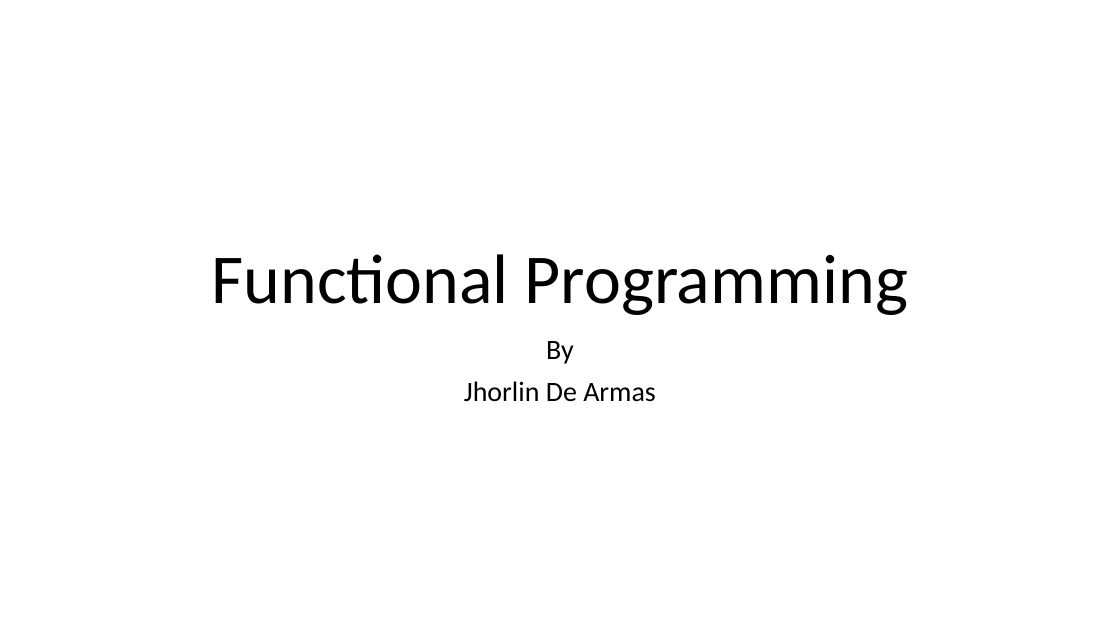
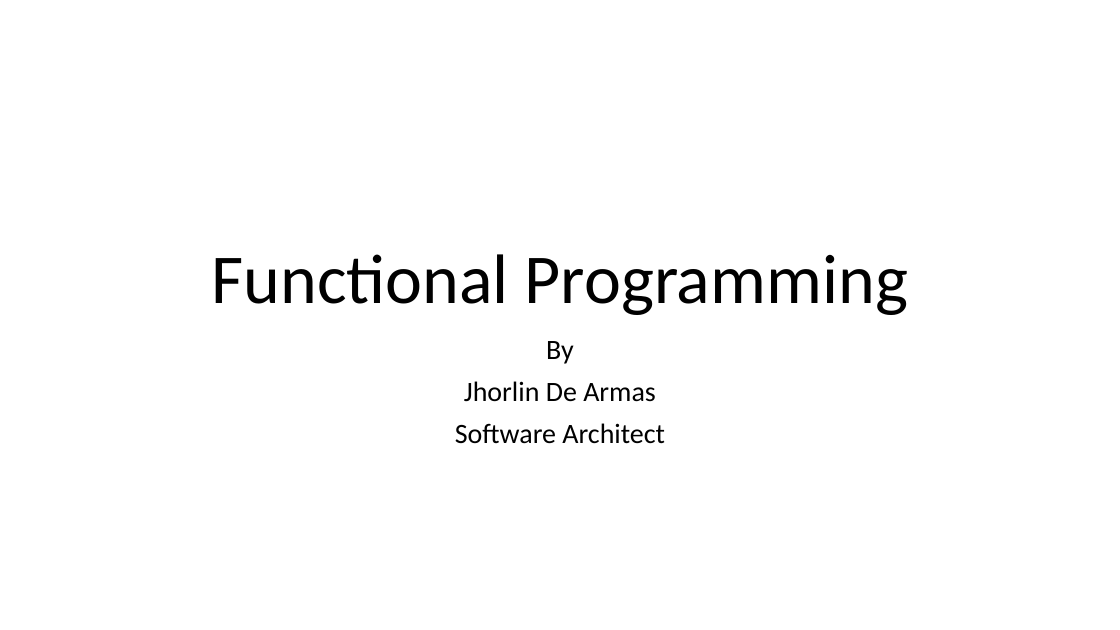
Before and after one commit to Jhorlin/universityJavascript, a slide deck: slide 1 of presentation/Functional Programming.pptx. Drawn at 1120x630 pixels with LibreOffice and Linux fonts; fonts in the diff are those of the drawing. Boxes give left, top, right and bottom in pixels: in the first picture for what was removed or moved away, otherwise in the second. Text is boxed around its words. In the diff, an @@ line names an element or a change of style, - is before the commit and + after.

```diff
--- a/presentation/Functional Programming.pptx
+++ b/presentation/Functional Programming.pptx
@@ subtitle at box(455, 423, 665, 444): paragraph added @@
+Software Architect
```
Also in this commit, not shown: 7 other files.
